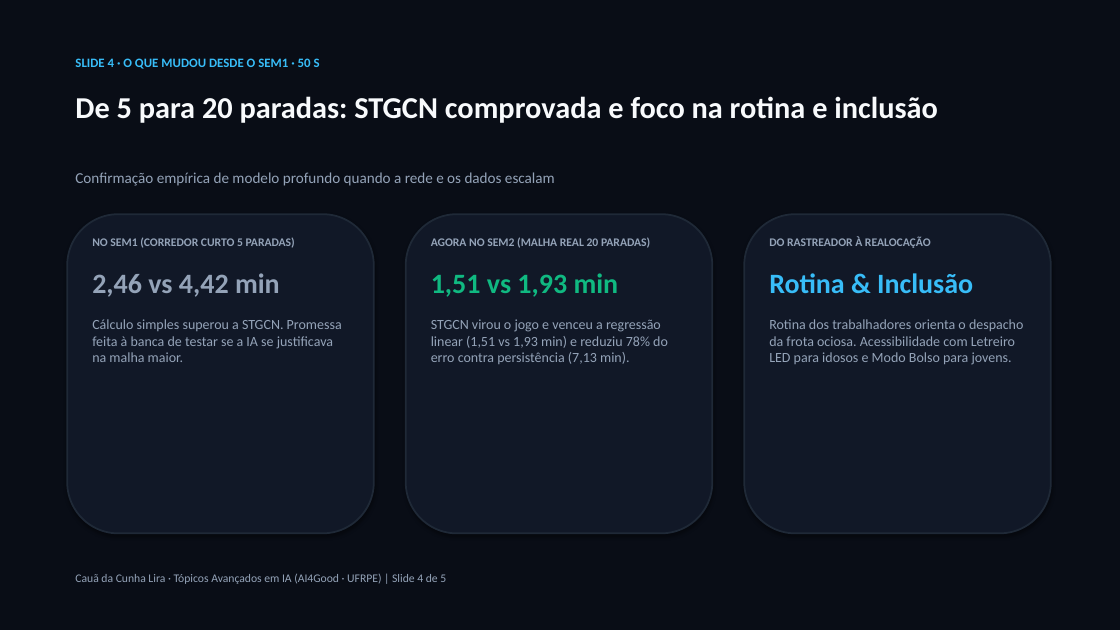
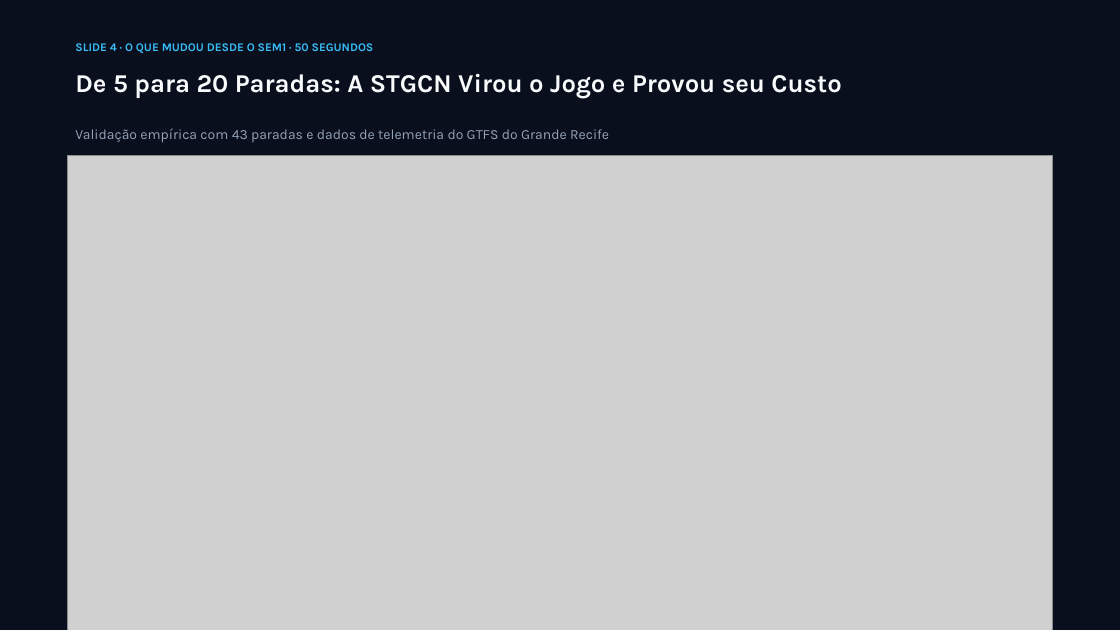
Before and after one commit to lira-labs/workspace, a slide deck: slide 4 of va2/GrafoParada_Seminario2_CauaLira.pptx. Drawn at 1120x630 pixels with LibreOffice and Linux fonts; fonts in the diff are those of the drawing; grey boxes stand for pictures. Boxes give left, top, right and bottom in pixels: in the first picture for what was removed or moved away, otherwise in the second. Text is boxed around its words. In the diff, an @@ line names an element or a change of style, - is before the commit and + after.

Commit message:
feat(sem2): transform slides into Canva-style PPTX with bespoke visual assets and zero robotic repetition

```diff
--- a/va2/GrafoParada_Seminario2_CauaLira.pptx
+++ b/va2/GrafoParada_Seminario2_CauaLira.pptx
@@ rectangle at [0, 0, 1120, 630]: fill #090D16 to #0A0F1D @@
@@ text at [75, 43, 374, 53]: text changed; size 11 to 10 pt; font Calibri to Karla @@
-SLIDE 4 · O QUE MUDOU DESDE O SEM1 · 50 S
+SLIDE 4 · O QUE MUDOU DESDE O SEM1 · 50 SEGUNDOS
@@ text at [75, 73, 841, 98]: text changed; size 26 to 22 pt; font Calibri to Karla @@
-De 5 para 20 paradas: STGCN comprovada e foco na rotina e inclusão
+De 5 para 20 Paradas: A STGCN Virou o Jogo e Provou seu Custo
@@ text at [75, 128, 609, 143]: text changed; size 13 to 12 pt; font Calibri to Karla @@
-Confirmação empírica de modelo profundo quando a rede e os dados escalam
+Validação empírica com 43 paradas e dados de telemetria do GTFS do Grande Recife
@@ picture added at [67, 155, 1053, 630] @@
@@ rounded rectangle removed at [67, 214, 374, 534] @@
@@ text removed at [92, 237, 342, 362] @@
-NO SEM1 (CORREDOR CURTO 5 PARADAS)
-2,46 vs 4,42 min
-Cálculo simples superou a STGCN. Promessa feita à banca de testar se a IA se justificava na malha maior.
@@ rounded rectangle removed at [406, 214, 712, 534] @@
@@ text removed at [431, 237, 668, 364] @@
-AGORA NO SEM2 (MALHA REAL 20 PARADAS)
-1,51 vs 1,93 min
-STGCN virou o jogo e venceu a regressão linear (1,51 vs 1,93 min) e reduziu 78% do erro contra persistência (7,13 min).
@@ rounded rectangle removed at [744, 214, 1051, 534] @@
@@ text removed at [769, 237, 1023, 365] @@
-DO RASTREADOR À REALOCAÇÃO
-Rotina & Inclusão
-Rotina dos trabalhadores orienta o despacho da frota ociosa. Acessibilidade com Letreiro LED para idosos e Modo Bolso para jovens.
@@ text removed at [75, 574, 446, 584] @@
-Cauã da Cunha Lira · Tópicos Avançados em IA (AI4Good · UFRPE) | Slide 4 de 5
```
Also in this commit, not shown: 4 other slides changed, 22 other files.
